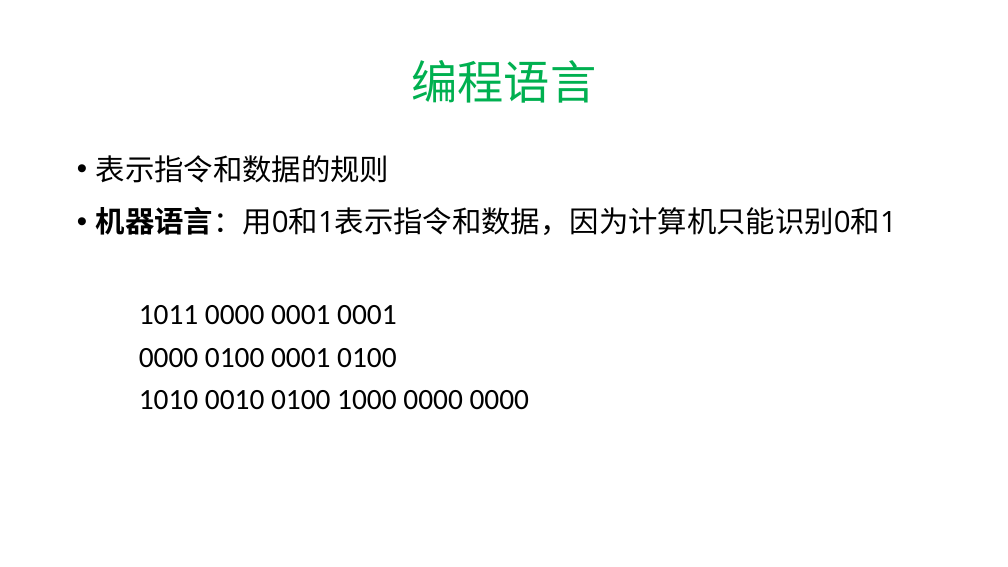
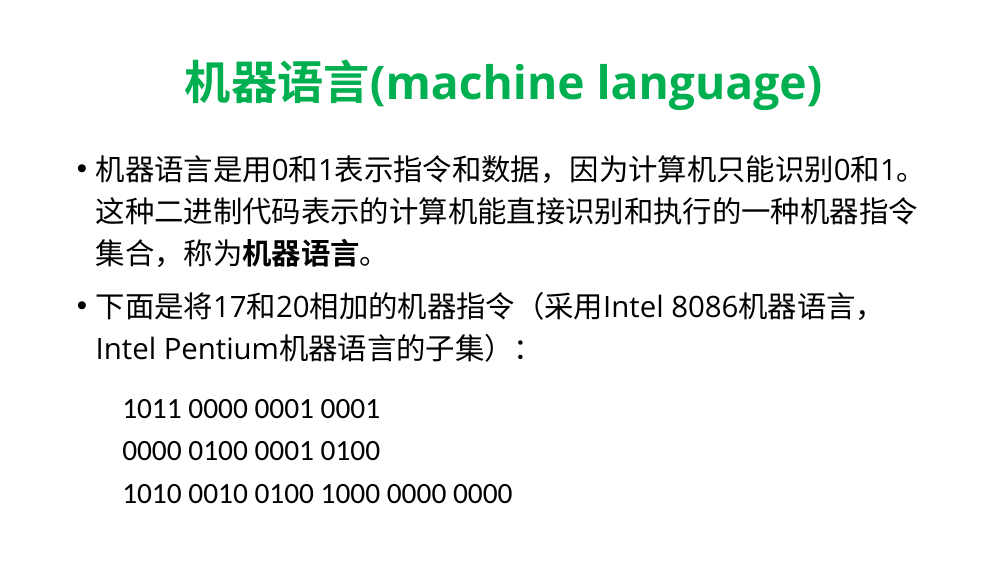
Before and after one commit to hwdong-net/cplusplus17, a slide deck: slide 18 of ppt/1.1 C++语言介绍.pptx (slide 9 before the commit). Drawn at 1008x567 pixels with LibreOffice and Linux fonts; fonts in the diff are those of the drawing. Boxes give left, top, right and bottom in pixels: in the first picture for what was removed or moved away, otherwise in the second. Text is boxed around its words. In the diff, an @@ line names an element or a change of style, - is before the commit and + after.

```diff
--- a/ppt/1.1 C++语言介绍.pptx
+++ b/ppt/1.1 C++语言介绍.pptx
@@ title at bbox=[185, 59, 823, 110]: text changed; bold on @@
-编程语言
+机器语言(machine language)
@@ text removed at bbox=[96, 155, 897, 235] @@
-• 表示指令和数据的规则
-• 机器语言：用0和1表示指令和数据，因为计算机只能识别0和1
@@ text added at bbox=[96, 155, 926, 362], 28 pt, text #000000 @@
+• 机器语言是用0和1表示指令和数据，因为计算机只能识别0和1。这种二进制代码表示的计算机能直接识别和执行的一种机器指令集合，称为机器语言。
+• 下面是将17和20相加的机器指令（采用Intel 8086机器语言，Intel Pentium机器语言的子集）：
@@ text "1011 0000 0001 0001 0000 ...": place and size @@
-text "1011 0000 0001 0001 0000 ..." at bbox=[139, 305, 530, 410]
+text "1011 0000 0001 0001 0000 ..." at bbox=[122, 399, 513, 504]
```
Also in this commit, not shown: 9 other slides changed, 14 slides added, 1 slide removed.
